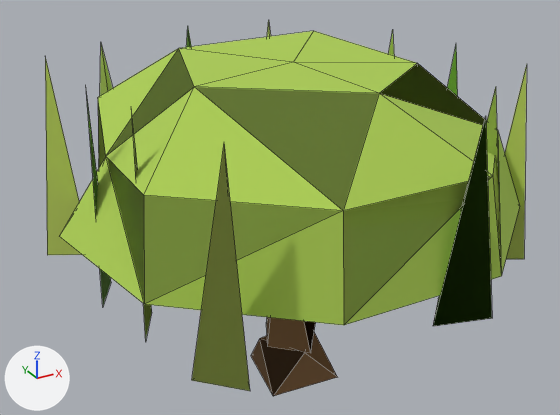
Renders of the glTF model game/assets/models/nature/tree_willow_4_lod1.glb from each side of a commit.
One viewpoint serves both versions: a 50 mm camera at (-4.77, -8.33, 6.74) aimed at (-0.1, 0.17, 2.49). The lights are fixed; the arrows at lower left show +X, +Y and +Z. The picture after the commit comes second. Mesh edges are drawn as thin lines. Vertices at exactly the same position are counted once.

Before the edit, the objects in view are built like this:
```python
me_tree_willow_4_lod1 = bpy.data.meshes.new('tree_willow_4_lod1')
me_tree_willow_4_lod1.from_pydata(...)  # 80 vertices, 86 faces; spans x -3.0..3.0, y -3.1..3.3, z -0.1..4.59
# faces by material slot: [20, 44, 12, 10]
me_tree_willow_4_lod1.materials.append(mat_m_7e5d3a)  # brown #7e5d3a
me_tree_willow_4_lod1.materials.append(mat_m_adce54)  # green #adce54
me_tree_willow_4_lod1.materials.append(mat_m_6faa35)  # green #6faa35
me_tree_willow_4_lod1.materials.append(mat_m_c4da64)  # green #c4da64
ob_tree_willow_4_lod1 = bpy.data.objects.new('tree_willow_4_lod1', me_tree_willow_4_lod1)
ob_tree_willow_4_lod1.location = (0.0, 0.0, 0.0)
```
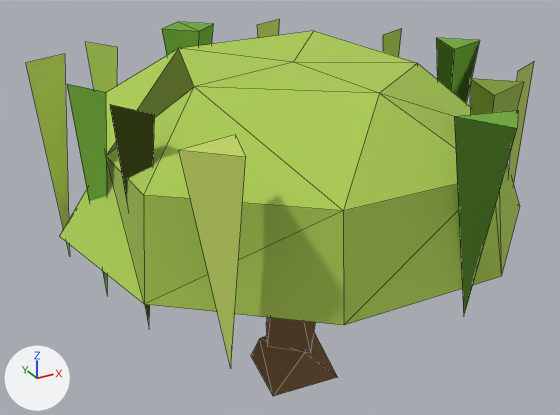
The edits, one by one:
me_tree_willow_4_lod1 is used by ob_tree_willow_4_lod1; location (0.0, 0.0, 0.0).
me_tree_willow_4_lod1 had 80 vertices, 86 faces and spanned x -3.0..3.0, y -3.1..3.3, z -0.1..4.59.
me_tree_willow_4_lod1 now has 80 vertices, 86 faces and spans x -3.0..3.0, y -3.31..3.3, z -0.1..4.59.
me_tree_willow_4_lod1 part 1: the loose piece of 5 vertices spanning x -0.65..0.21, y 2.44..3.3, z 1.4..4.51 is rebuilt with 5 vertices and now spans x -0.65..0.21, y 2.44..3.3, z 1.39..4.51.
me_tree_willow_4_lod1 part 2: the loose piece of 4 vertices spanning x 0.82..1.53, y 2.31..2.88, z 1.55..4.51 is rebuilt with 3 vertices and now spans x 0.82..1.39, y 2.59..2.88, z 1.55..4.48.
me_tree_willow_4_lod1 part 3: the loose piece of 4 vertices spanning x -2.48..-1.84, y -2.79..-2.15, z 2.11..4.51 is rebuilt with 4 vertices and now spans x -2.48..-1.84, y -2.79..-2.15, z 2.1..4.51.
me_tree_willow_4_lod1 part 4: the loose piece of 4 vertices spanning x -1.95..-1.31, y 1.93..2.57, z 1.93..4.51 is rebuilt with 3 vertices and now spans x -1.88..-1.6, y 2.08..2.64, z 1.93..4.48.
me_tree_willow_4_lod1 part 5: the loose piece of 4 vertices spanning x 0.09..0.73, y -3.1..-2.46, z 2.23..4.51 is rebuilt with 4 vertices and now spans x 0.31..0.95, y -3.31..-2.67, z 2.23..4.51.
me_tree_willow_4_lod1 part 6: the loose piece of 3 vertices spanning x -2.9..-2.34, y 1.72..2.0, z 1.63..4.51 is rebuilt with 3 vertices and now spans x -2.9..-2.34, y 1.72..2.0, z 1.6..4.48.
me_tree_willow_4_lod1 part 7: the loose piece of 3 vertices spanning x -2.54..-2.26, y -1.17..-0.6, z 1.88..4.51 is rebuilt with 3 vertices and now spans x -2.54..-2.26, y -1.17..-0.6, z 1.85..4.48.
me_tree_willow_4_lod1 part 8: the loose piece of 3 vertices spanning x 2.21..2.78, y -1.59..-1.31, z 1.78..4.51 is rebuilt with 3 vertices and now spans x 2.21..2.78, y -1.59..-1.31, z 1.75..4.48.
me_tree_willow_4_lod1 part 9: the loose piece of 3 vertices spanning x 1.12..1.68, y -2.22..-1.94, z 2.26..4.51 is rebuilt with 4 vertices and now spans x 1.19..1.83, y -2.29..-1.65, z 2.22..4.51.
me_tree_willow_4_lod1 part 10: the loose piece of 3 vertices spanning x 2.09..2.65, y 1.01..1.29, z 1.7..4.51 is rebuilt with 3 vertices and now spans x 2.09..2.65, y 1.01..1.29, z 1.67..4.48.
me_tree_willow_4_lod1 part 11: the loose piece of 3 vertices spanning x 2.27..2.83, y -0.22..0.07, z 1.73..4.51 is rebuilt with 4 vertices and now spans x 2.34..2.98, y -0.29..0.35, z 1.7..4.51.
me_tree_willow_4_lod1 part 12: the loose piece of 3 vertices spanning x -2.72..-2.44, y -0.12..0.44, z 1.82..4.51 is rebuilt with 3 vertices and now spans x -2.72..-2.44, y -0.12..0.44, z 1.79..4.48.

Where the change shows, as pixel boxes (x1, y1, x2, y2) in the pictures (560 x 415 px):
'tree_willow_4_lod1', reshaped: before (45, 20, 527, 396); after (26, 19, 534, 396)
part 1 of me_tree_willow_4_lod1, rebuilt (mostly hidden before): before (186, 29, 192, 47); after (162, 22, 213, 55)
part 2 of me_tree_willow_4_lod1, rebuilt (mostly hidden before): before (267, 20, 271, 37); after (257, 19, 280, 38)
part 3 of me_tree_willow_4_lod1, rebuilt (15% wider): before (192, 146, 250, 391); after (179, 135, 246, 367)
part 4 of me_tree_willow_4_lod1, rebuilt: before (100, 45, 113, 95); after (85, 42, 117, 92)
part 5 of me_tree_willow_4_lod1, rebuilt (8% wider): before (433, 117, 492, 326); after (454, 110, 518, 315)
part 6 of me_tree_willow_4_lod1, rebuilt: before (45, 57, 82, 255); after (26, 54, 70, 256)
part 7 of me_tree_willow_4_lod1, rebuilt (109% wider): before (131, 107, 152, 341); after (110, 104, 155, 326)
part 8 of me_tree_willow_4_lod1, rebuilt: before (505, 64, 527, 259); after (509, 62, 534, 184)
part 9 of me_tree_willow_4_lod1, rebuilt: before (486, 87, 499, 194); after (470, 78, 524, 115)
part 10 of me_tree_willow_4_lod1, rebuilt: before (389, 30, 394, 56); after (383, 28, 402, 57)
part 11 of me_tree_willow_4_lod1, rebuilt: before (447, 47, 457, 95); after (436, 38, 480, 103)
part 12 of me_tree_willow_4_lod1, rebuilt (58% wider): before (86, 93, 111, 305); after (67, 84, 107, 293)
